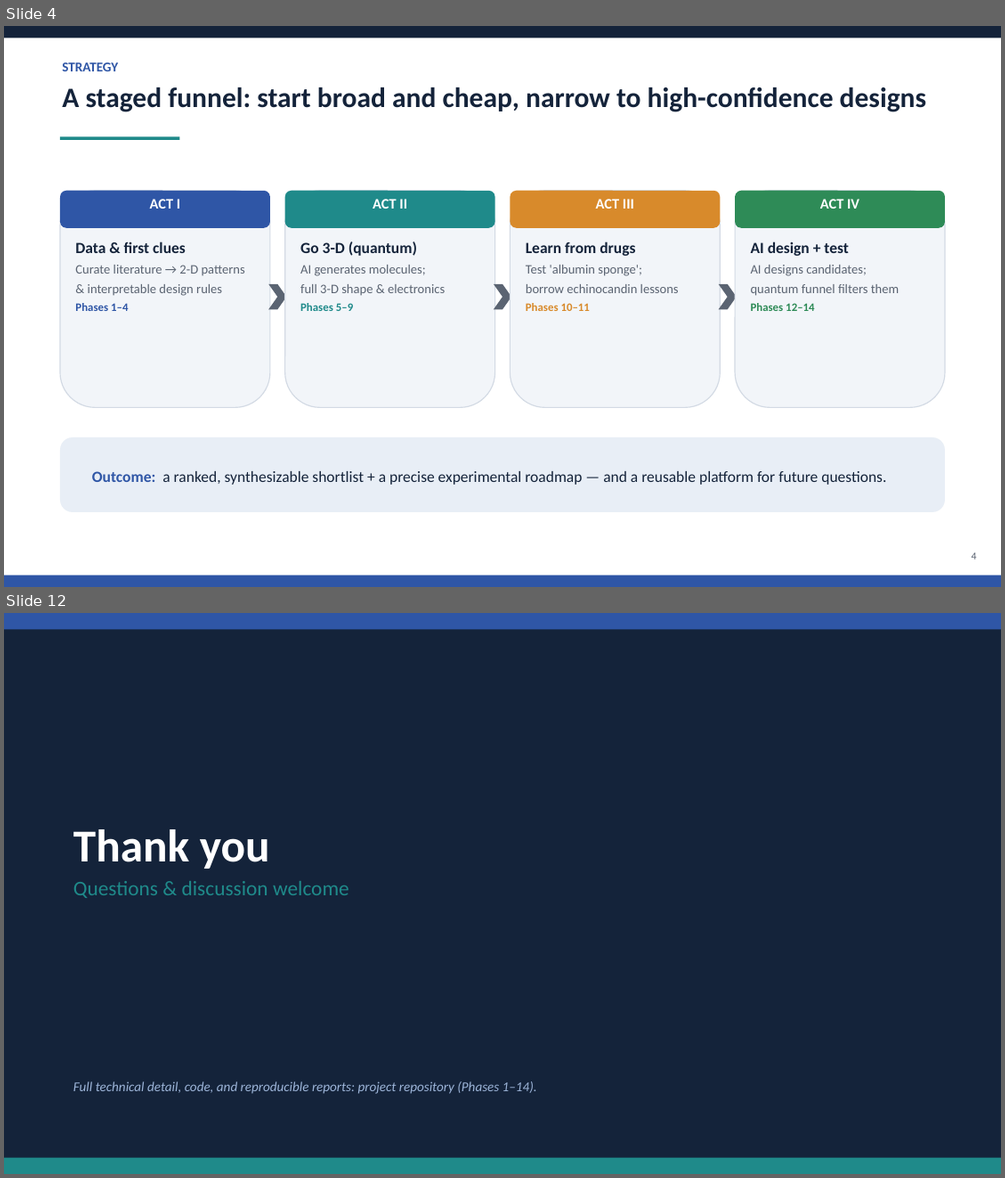
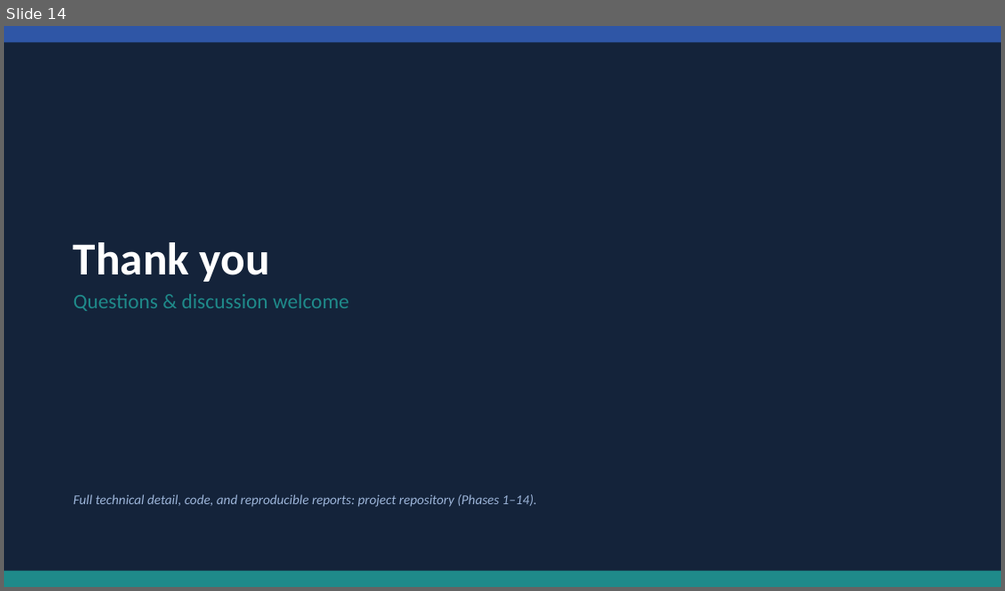
Before and after one commit to MrElss/Papulacandin, a slide deck: analysis/outputs/Papulacandin_promotion_report.pptx. Shown one above the other, each under a label of ours: slides 4 and 12 before the commit, slide 14 after it; the slides between them are not shown. The pictures are 1005x1178 and 1005x591 pixels, drawn with LibreOffice and Linux fonts; fonts in the diff are those of the drawing. Boxes give left, top, right and bottom in pixels: in the first picture for what was removed or moved away, otherwise in the second. Text is boxed around its words. In the diff, an @@ line names an element or a change of style, - is before the commit and + after.

```diff
--- a/analysis/outputs/Papulacandin_promotion_report.pptx
+++ b/analysis/outputs/Papulacandin_promotion_report.pptx
@@ slide 4 removed at (x1=4, y1=26, x2=1001, y2=587), background #FFFFFF @@
@@ rectangle removed at (x1=4, y1=26, x2=1001, y2=38) @@
@@ text removed at (x1=62, y1=62, x2=118, y2=71) @@
-STRATEGY
@@ text removed at (x1=62, y1=87, x2=926, y2=112) @@
-A staged funnel: start broad and cheap, narrow to high-confidence designs
@@ rectangle removed at (x1=60, y1=136, x2=179, y2=140) @@
@@ rounded rectangle removed at (x1=60, y1=191, x2=270, y2=408) @@
@@ rounded rectangle removed at (x1=60, y1=191, x2=270, y2=228) @@
@@ text removed at (x1=150, y1=199, x2=180, y2=208) @@
-ACT I
@@ rounded rectangle removed at (x1=285, y1=191, x2=495, y2=408) @@
@@ rounded rectangle removed at (x1=285, y1=191, x2=495, y2=228) @@
@@ text removed at (x1=372, y1=199, x2=407, y2=208) @@
-ACT II
@@ rounded rectangle removed at (x1=510, y1=191, x2=720, y2=408) @@
@@ rounded rectangle removed at (x1=510, y1=191, x2=720, y2=228) @@
@@ text removed at (x1=596, y1=199, x2=634, y2=208) @@
-ACT III
@@ rounded rectangle removed at (x1=735, y1=191, x2=945, y2=408) @@
@@ rounded rectangle removed at (x1=735, y1=191, x2=945, y2=228) @@
@@ text removed at (x1=820, y1=199, x2=859, y2=208) @@
-ACT IV
@@ text removed at (x1=75, y1=241, x2=245, y2=311) @@
-Data & first clues
-Curate literature → 2-D patterns
-& interpretable design rules
-Phases 1–4
@@ text removed at (x1=300, y1=241, x2=445, y2=311) @@
-Go 3-D (quantum)
-AI generates molecules;
-full 3-D shape & electronics
-Phases 5–9
@@ text removed at (x1=526, y1=241, x2=679, y2=311) @@
-Learn from drugs
-Test 'albumin sponge';
-borrow echinocandin lessons
-Phases 10–11
@@ text removed at (x1=751, y1=241, x2=898, y2=311) @@
-AI design + test
-AI designs candidates;
-quantum funnel filters them
-Phases 12–14
@@ chevron removed at (x1=268, y1=284, x2=287, y2=309) @@
@@ chevron removed at (x1=494, y1=284, x2=512, y2=309) @@
@@ chevron removed at (x1=718, y1=284, x2=736, y2=309) @@
@@ rounded rectangle removed at (x1=60, y1=437, x2=945, y2=512) @@
@@ text removed at (x1=92, y1=471, x2=886, y2=484) @@
-Outcome: a ranked, synthesizable shortlist + a precise experimental roadmap — and a reusable platform for future questions.
@@ text removed at (x1=971, y1=552, x2=977, y2=559) @@
-4
@@ rectangle removed at (x1=4, y1=575, x2=1001, y2=587) @@
@@ what was slide 12 is now slide 14 @@
```
Also in this commit, not shown: 9 slides changed, 4 slides added, 1 other slide removed, 9 other files.
